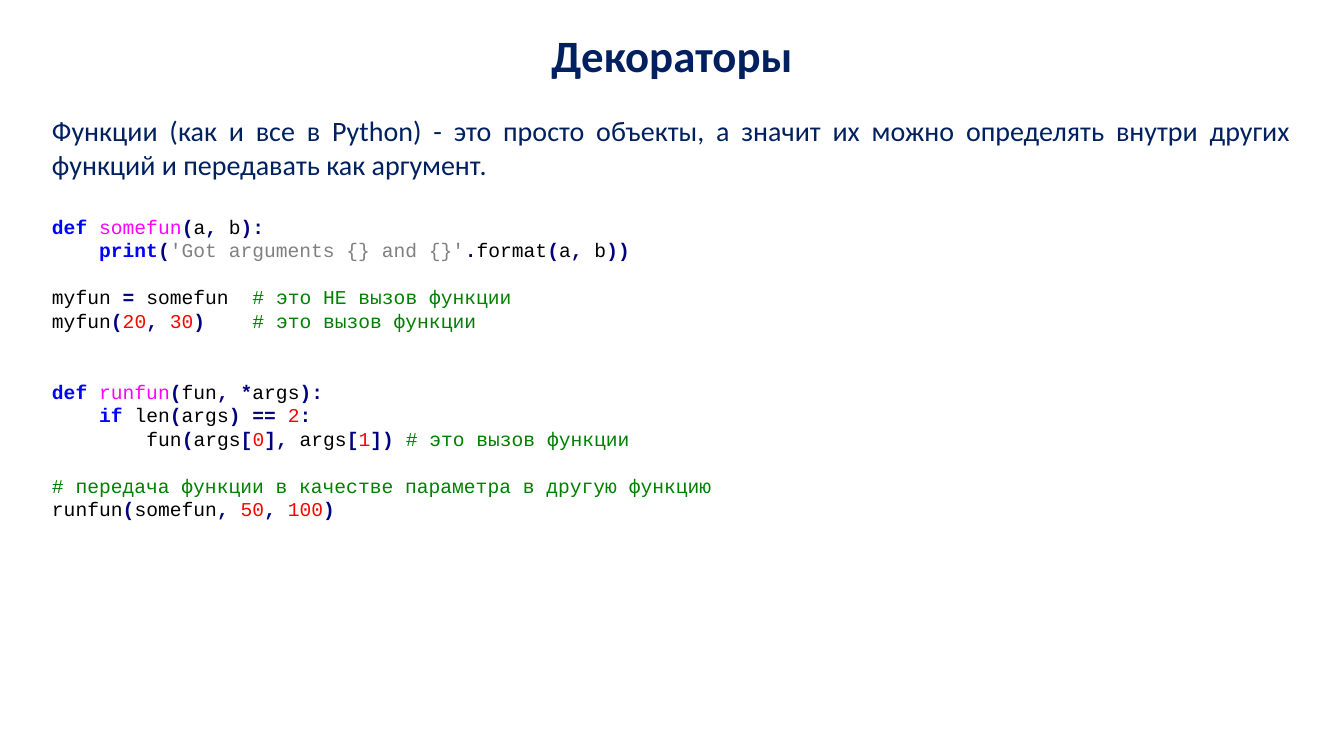
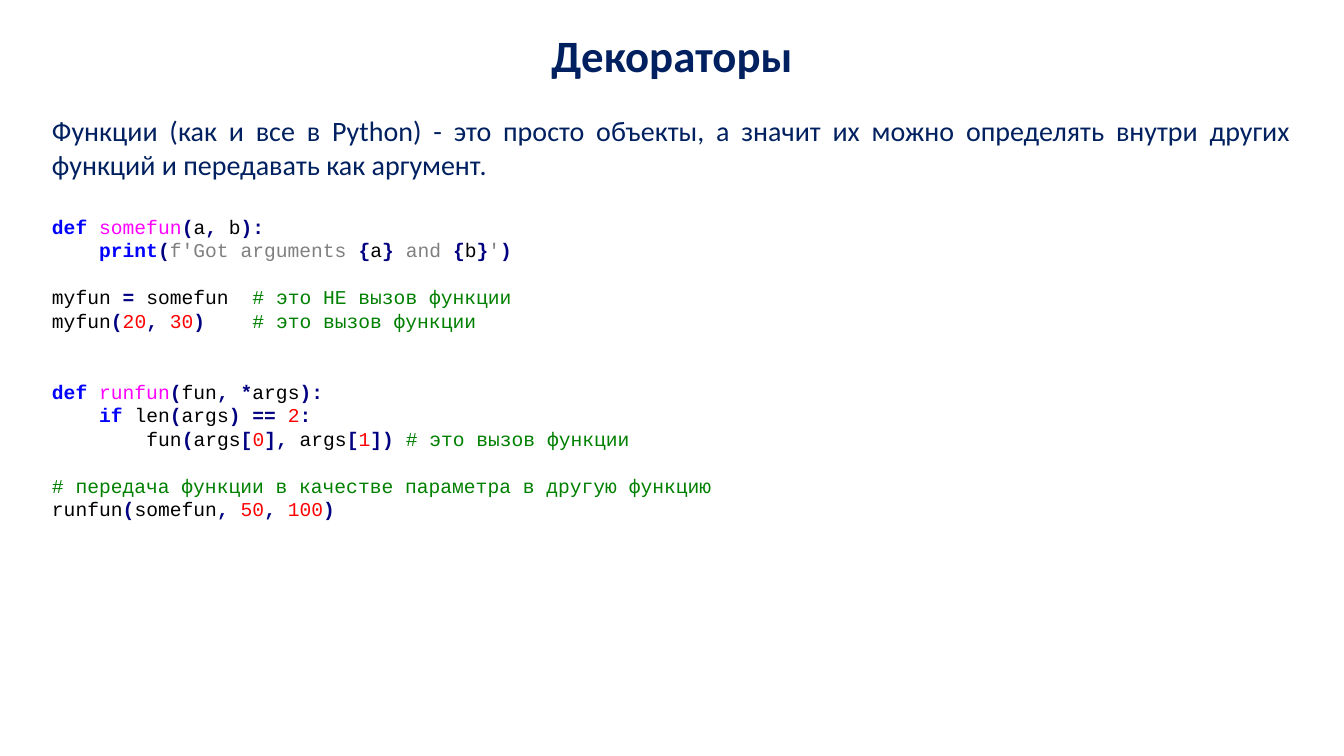
Before and after one commit to vamishnin/PythonCoursePro, a slide deck: slide 33 of Lectures/py_lec_4.pptx. Drawn at 1344x756 pixels with LibreOffice and Linux fonts; fonts in the diff are those of the drawing; background and template pictures are left out. Boxes give left, top, right and bottom in pixels: in the first picture for what was removed or moved away, otherwise in the second. Text is boxed around its words. In the diff, an @@ line names an element or a change of style, - is before the commit and + after.

```diff
--- a/Lectures/py_lec_4.pptx
+++ b/Lectures/py_lec_4.pptx
@@ text at (99, 244, 512, 261): text changed @@
-print('Got arguments {} and {}'.format(a, b))
+print(f'Got arguments {a} and {b}')
```
Also in this commit, not shown: 11 other slides changed, 7 other files.
